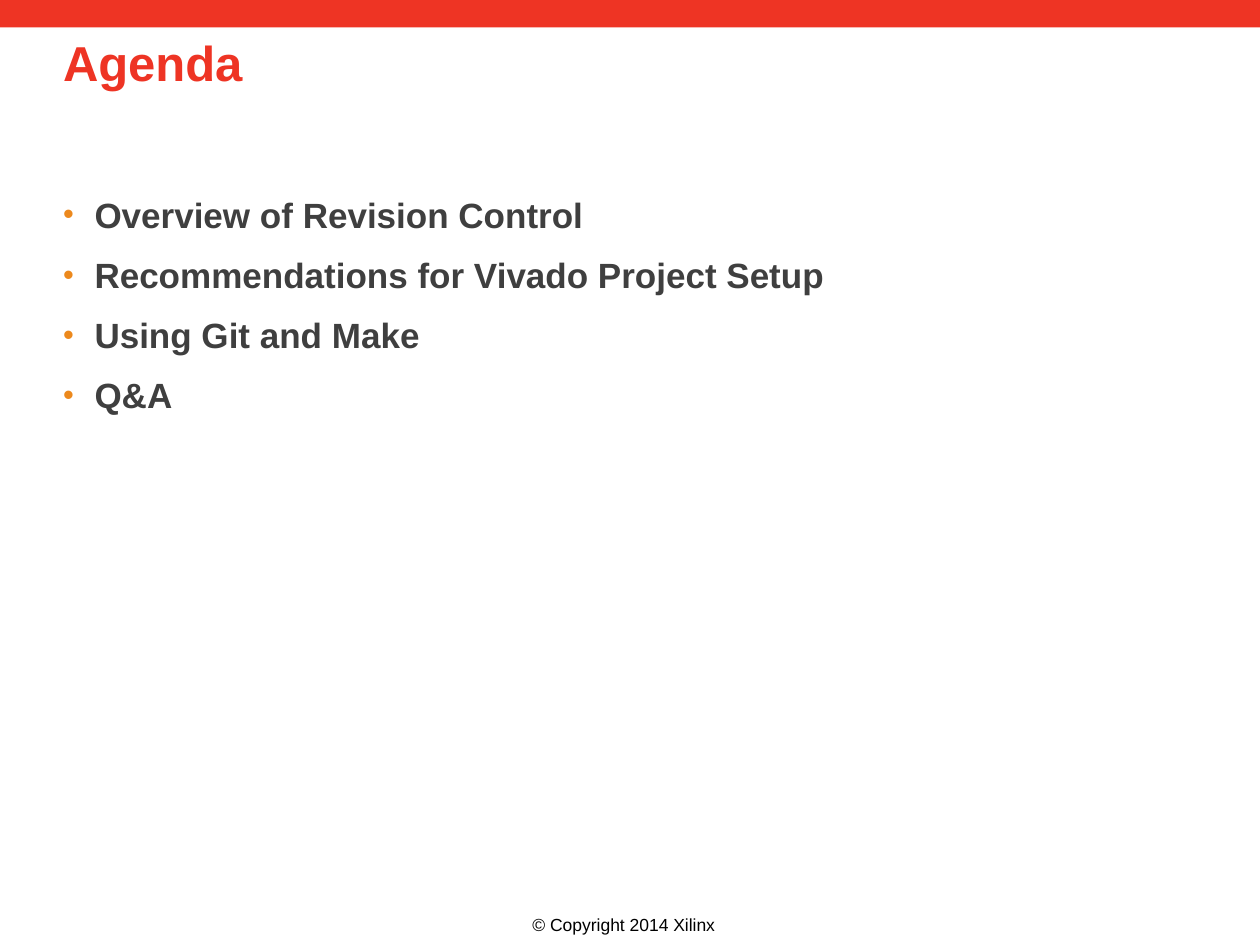
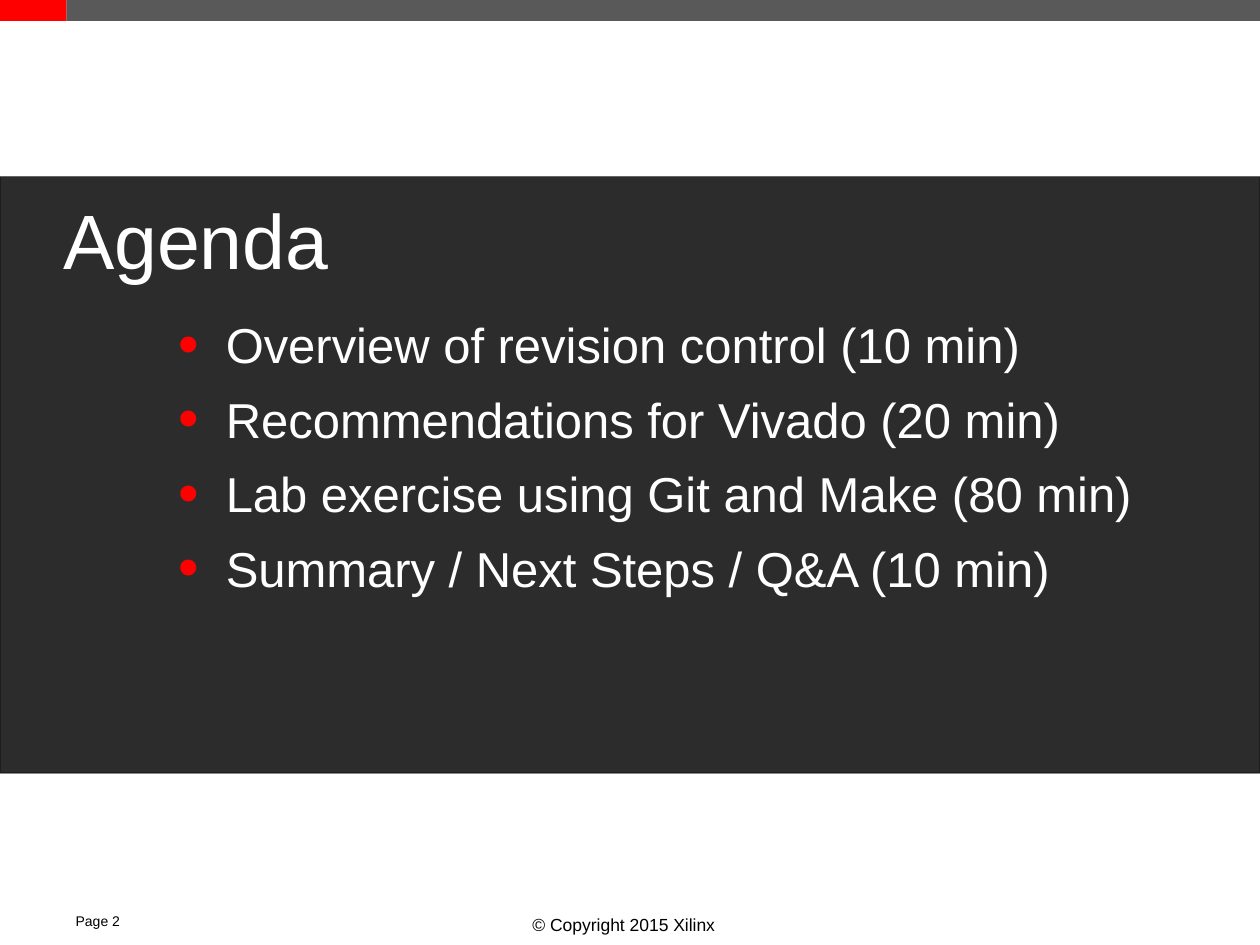
Before and after one commit to Xilinx/revCtrl, a slide deck: slide 2 of doc/versionControl.pptx. Drawn at 1260x945 pixels with LibreOffice and Linux fonts; fonts in the diff are those of the drawing; grey boxes stand for pictures; background and template pictures are left out. Boxes give left, top, right and bottom in pixels: in the first picture for what was removed or moved away, otherwise in the second. Text is boxed around its words. In the diff, an @@ line names an element or a change of style, - is before the commit and + after.

```diff
--- a/doc/versionControl.pptx
+++ b/doc/versionControl.pptx
@@ rectangle added at <box>0,0,67,21</box>, fill #FF0000 @@
@@ rectangle: place and size @@
-rectangle at <box>0,0,1260,28</box>
+rectangle at <box>67,0,1260,21</box>
@@ rectangle at <box>67,0,1260,21</box>: fill #EE3424 to #595959 @@
@@ picture added at <box>0,176,1260,772</box> @@
@@ rectangle added at <box>0,176,1260,772</box>, fill #000000 at 79% opacity @@
@@ text "Agenda": place and size @@
-text "Agenda" at <box>63,45,242,91</box>
+text "Agenda" at <box>63,213,328,284</box>
@@ text "Agenda" at <box>63,213,328,284</box>: size 28 to 44 pt, text colour #EE3424 to #FFFFFF, bold off; line spacing 0.98 to 1.1; more space between paragraphs @@
@@ text at <box>226,327,1131,597</box>: text changed; size 20 to 28 pt; text colour #3F3F3F to #FFFFFF; bold off @@
-• Overview of Revision Control
-• Recommendations for Vivado Project Setup
-• Using Git and Make
-• Q&A
+• Overview of revision control (10 min)
+• Recommendations for Vivado (20 min)
+• Lab exercise using Git and Make (80 min)
+• Summary / Next Steps / Q&A (10 min)
@@ page number added at <box>76,916,120,929</box>, 8 pt, text #000000 @@
+Page 2
@@ text at <box>550,918,715,935</box>: text changed @@
-© Copyright 2014 Xilinx
+© Copyright 2015 Xilinx
```
Also in this commit, not shown: 20 other slides changed, 19 slides added, 8 slides removed.
